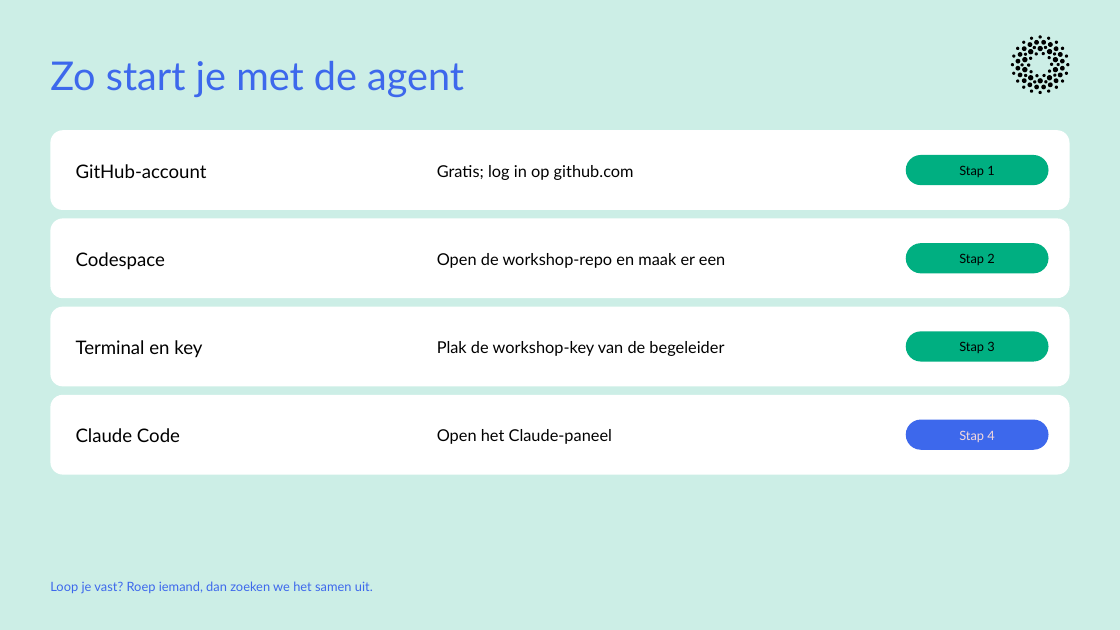
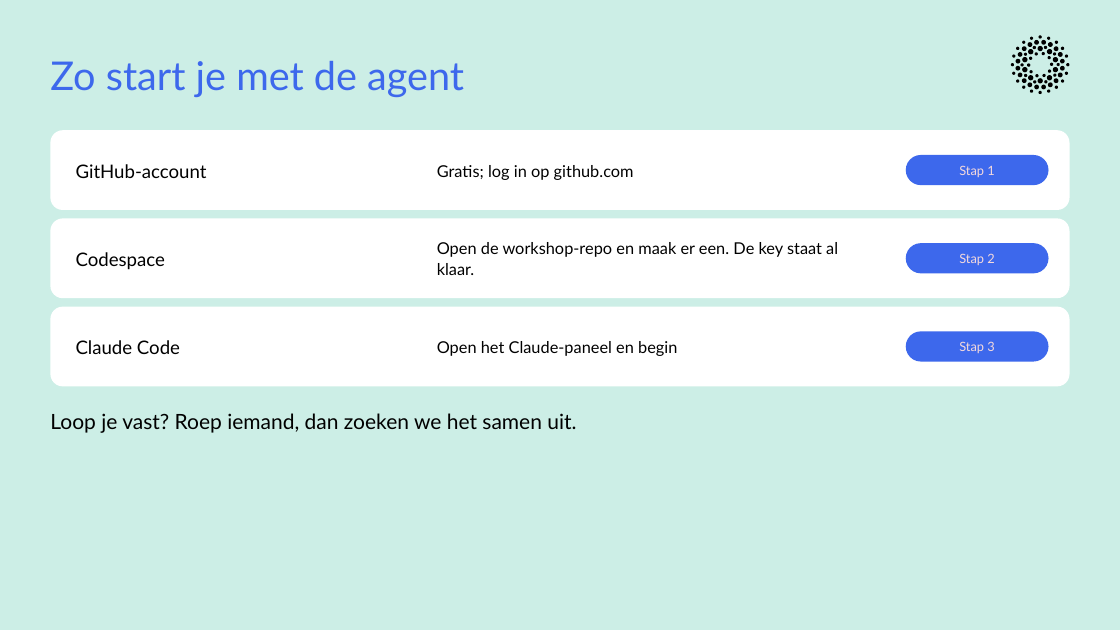
Before and after one commit to cedanl/clidev-presentaties, a slide deck: slide 14 of exports/261005_workshop_rad_uitvoering.pptx. Drawn at 1120x630 pixels with LibreOffice and Linux fonts; fonts in the diff are those of the drawing. Boxes give left, top, right and bottom in pixels: in the first picture for what was removed or moved away, otherwise in the second. Text is boxed around its words. In the diff, an @@ line names an element or a change of style, - is before the commit and + after.

```diff
--- a/exports/261005_workshop_rad_uitvoering.pptx
+++ b/exports/261005_workshop_rad_uitvoering.pptx
@@ text at box(437, 242, 838, 275): text changed @@
-Open de workshop-repo en maak er een
+Open de workshop-repo en maak er een. De key staat al klaar.
@@ text "Claude Code": place and size @@
-text "Claude Code" at box(76, 428, 180, 442)
+text "Claude Code" at box(76, 340, 180, 354)
@@ text removed at box(76, 340, 202, 358) @@
-Terminal en key
@@ text at box(437, 341, 677, 356): text changed @@
-Plak de workshop-key van de begeleider
+Open het Claude-paneel en begin
@@ fill #00AF81 to #3D68EC in 3 elements at box(906, 155, 1049, 185), box(906, 244, 1049, 274), box(906, 331, 1049, 361) @@
@@ text colour #000000 to #F4D9DC in 3 elements at box(959, 166, 994, 177), box(959, 254, 994, 265), box(959, 341, 994, 353) @@
@@ text "Loop je vast? Roep iemand, ...": place and size @@
-text "Loop je vast? Roep iemand, ..." at box(50, 581, 373, 593)
+text "Loop je vast? Roep iemand, ..." at box(50, 413, 576, 433)
@@ text "Loop je vast? Roep iemand, ..." at box(50, 413, 576, 433): size 11 to 18 pt, text colour #3D68EC to #000000 @@
@@ rounded rectangle removed at box(50, 395, 1070, 475) @@
@@ text removed at box(437, 429, 612, 444) @@
-Open het Claude-paneel
@@ rounded rectangle removed at box(906, 420, 1049, 450) @@
@@ text removed at box(959, 431, 994, 442) @@
-Stap 4
```
Also in this commit, not shown: 12 other slides changed, 6 slides added, 8 slides removed, 1 other file.
